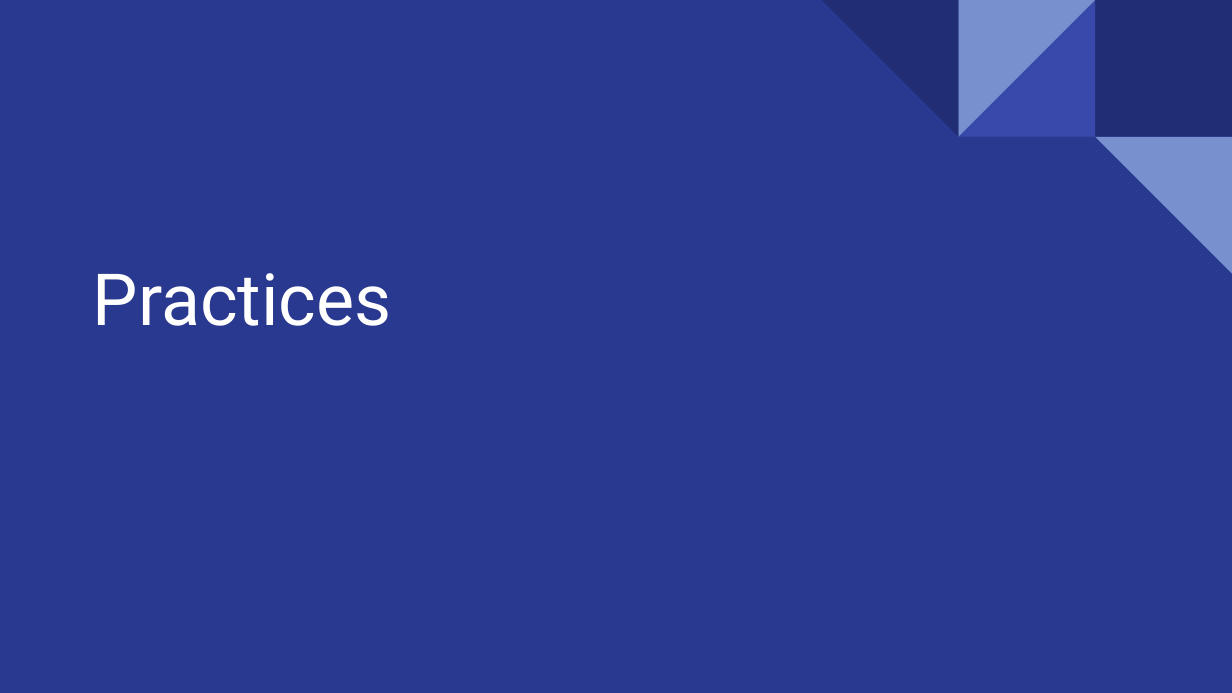
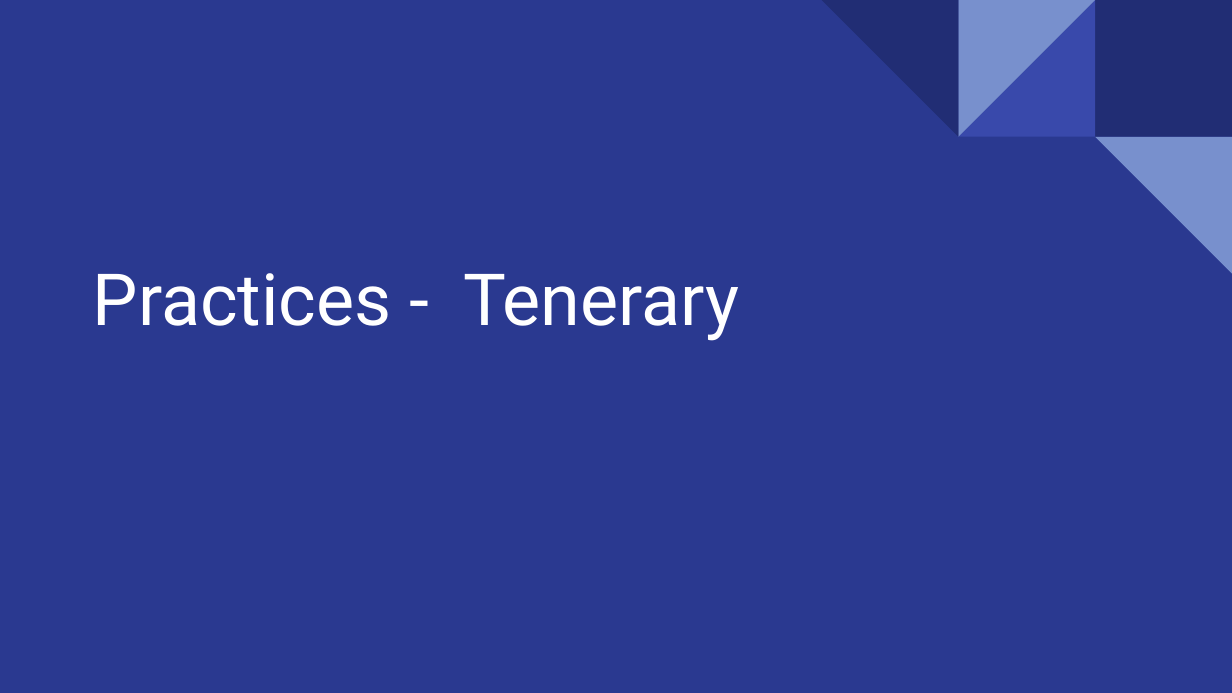
Before and after one commit to wg-training/wg-python-for-data-science-fundamental, a slide deck: slide 26 of slides/06 - Python Control Flows - Conditional Statement.pptx (slide 18 before the commit). Drawn at 1232x693 pixels with LibreOffice and Linux fonts; fonts in the diff are those of the drawing. Boxes give left, top, right and bottom in pixels: in the first picture for what was removed or moved away, otherwise in the second. Text is boxed around its words. In the diff, an @@ line names an element or a change of style, - is before the commit and + after.

```diff
--- a/slides/06 - Python Control Flows - Conditional Statement.pptx
+++ b/slides/06 - Python Control Flows - Conditional Statement.pptx
@@ title at (93,273,739,341): text changed @@
-Practices
+Practices - Tenerary
```
Also in this commit, not shown: 10 other slides changed, 9 slides added, 2 other files.
